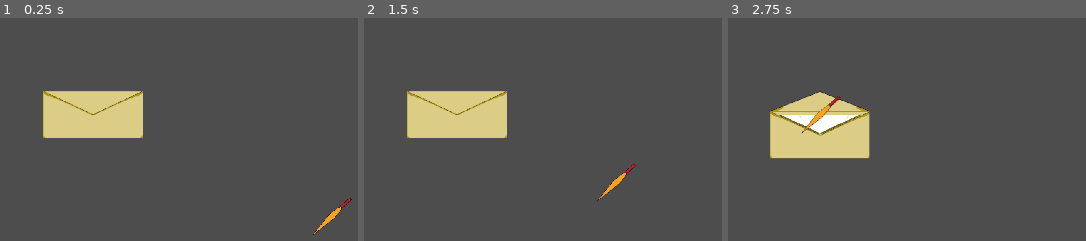
Above: before the commit, frames 1-3 (left to right).
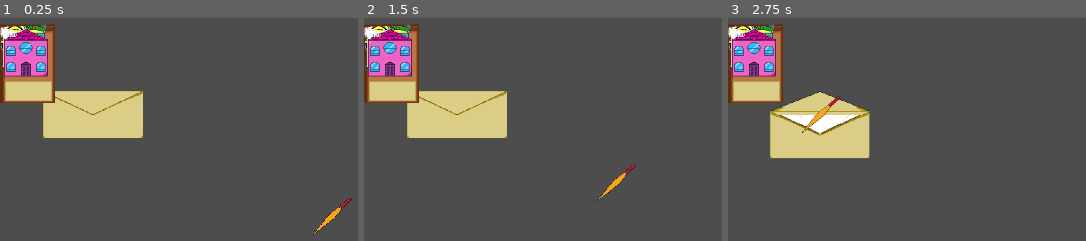
Above: after the commit, the same moments.

Repository: Formvoid-83/Intercambio_para_llevar
Game: Godot game, scene res://Scenes/workshop.tscn
Same seed, same stepped clock (60 frames per second), same inputs: the game is played once before the commit and once after it.
Inputs (mouse positions are in pixels of both pictures, inside the frame that each line leads up to):
- Up to frame 1 (0.25 s): no input
- Up to frame 2 (1.5 s): tap Enter at 0.5 s; drag from (457, 113) to (696, 216) at 0.52 s; tap Space at 1.25 s; drag from (696, 216) to (457, 113) at 1.27 s
- Up to frame 3 (2.75 s): tap Enter at 2 s; move the mouse to (outside the picture) at 2.02 s; click (outside the picture) at 2.17 s

The runs differ from the first frame. In frame 1, 5.4% of the frame differs, in the area x 0-16%, y 2-39%; in frame 2, 5.4%; in frame 3, 5.4%.

Commit message:
Adjustments with grid

Diff:
--- /dev/null
+++ b/Scenes/inventory_cell.tscn
@@ -0,0 +1,26 @@
+[gd_scene load_steps=2 format=3 uid="uid://dphdif1h5gp4g"]
+
+[ext_resource type="Script" uid="uid://cl2sexoux47ue" path="res://Scripts/inventory_cell.gd" id="1_jx5ob"]
+
+[node name="InventoryCell" type="Control"]
+layout_mode = 3
+anchors_preset = 0
+script = ExtResource("1_jx5ob")
+
+[node name="Background" type="TextureRect" parent="."]
+z_index = 1
+layout_mode = 0
+offset_right = 40.0
+offset_bottom = 40.0
+
+[node name="ToyIcon" type="TextureRect" parent="."]
+z_index = 2
+layout_mode = 0
+offset_right = 40.0
+offset_bottom = 40.0
+
+[node name="PriceLabel" type="Label" parent="."]
+z_index = 3
+layout_mode = 0
+offset_right = 40.0
+offset_bottom = 23.0
--- /dev/null
+++ b/Scenes/inventory_panel.tscn
@@ -0,0 +1,21 @@
+[gd_scene load_steps=2 format=3 uid="uid://mpjgbql8egmy"]
+
+[ext_resource type="Script" uid="uid://bklkhmm6ogoye" path="res://Scripts/inventory_panel.gd" id="1_4ij40"]
+
+[node name="InventoryPanel" type="Control"]
+layout_mode = 3
+anchors_preset = 0
+offset_right = 40.0
+offset_bottom = 40.0
+script = ExtResource("1_4ij40")
+
+[node name="Background" type="TextureRect" parent="."]
+layout_mode = 0
+offset_right = 40.0
+offset_bottom = 40.0
+
+[node name="GridContainer" type="GridContainer" parent="."]
+layout_mode = 0
+offset_right = 40.0
+offset_bottom = 40.0
+columns = 2
--- a/Scenes/toy.tscn
+++ b/Scenes/toy.tscn
@@ -1,8 +1,17 @@
-[gd_scene load_steps=2 format=3 uid="uid://3yojtyhke3jh"]
+[gd_scene load_steps=3 format=3 uid="uid://3yojtyhke3jh"]
 
 [ext_resource type="Texture2D" uid="uid://cifcyiysynbn6" path="res://Assets/Images/Gifts.png" id="1_58p4q"]
 
-[node name="Toy" type="Sprite2D"]
+[sub_resource type="RectangleShape2D" id="RectangleShape2D_58p4q"]
+size = Vector2(119, 115)
+
+[node name="Toy" type="Area2D"]
+
+[node name="Sprite2D" type="Sprite2D" parent="."]
 texture = ExtResource("1_58p4q")
 region_enabled = true
-region_rect = Rect2(1176, 232, 104, 96)
+region_rect = Rect2(800, 48, 128, 176)
+
+[node name="CollisionShape2D" type="CollisionShape2D" parent="."]
+position = Vector2(-0.5, -0.5)
+shape = SubResource("RectangleShape2D_58p4q")
--- a/Scenes/workshop.tscn
+++ b/Scenes/workshop.tscn
@@ -1,15 +1,19 @@
-[gd_scene load_steps=5 format=3 uid="uid://dckfa8iofjspr"]
+[gd_scene load_steps=7 format=3 uid="uid://dckfa8iofjspr"]
 
 [ext_resource type="PackedScene" uid="uid://bawd52ey5er7t" path="res://Scenes/card_opener.tscn" id="1_0uag0"]
 [ext_resource type="Script" uid="uid://bn88pxcoowbbd" path="res://Scripts/workshop.gd" id="1_h4m5q"]
 [ext_resource type="PackedScene" uid="uid://bl2pcgsurq58w" path="res://Scenes/letter.tscn" id="2_m0rod"]
 [ext_resource type="PackedScene" uid="uid://co0xn8yr1tkir" path="res://Scenes/letter_open.tscn" id="4_m0rod"]
+[ext_resource type="PackedScene" uid="uid://mpjgbql8egmy" path="res://Scenes/inventory_panel.tscn" id="5_fakrd"]
+[ext_resource type="Script" uid="uid://cl8venik3dnng" path="res://Scripts/inventory_handle.gd" id="6_7nc4v"]
 
 [node name="Workshop" type="Node2D"]
 script = ExtResource("1_h4m5q")
 letter_scene = ExtResource("2_m0rod")
 
 [node name="LettersContainer" type="Node2D" parent="."]
+
+[node name="ToysContainer" type="Node2D" parent="."]
 
 [node name="CardOpener" parent="." instance=ExtResource("1_0uag0")]
 position = Vector2(800, 500)
@@ -21,3 +25,16 @@
 offset_top = 26.0
 offset_right = 603.0
 offset_bottom = 66.0
+
+[node name="CanvasToys" type="CanvasLayer" parent="."]
+
+[node name="InventoryPanel" parent="CanvasToys" instance=ExtResource("5_fakrd")]
+
+[node name="InventoryHandle" type="Control" parent="CanvasToys"]
+layout_mode = 3
+anchors_preset = 0
+offset_right = 40.0
+offset_bottom = 40.0
+script = ExtResource("6_7nc4v")
+
+[connection signal="toy_requested" from="CanvasToys/InventoryPanel" to="." method="_spawn_toy"]
--- /dev/null
+++ b/Scripts/Data/toy_data.gd
@@ -0,0 +1,10 @@
+class_name ToyData
+
+var name: String
+var region: Rect2
+var price: int
+
+func _init(name_: String, region_: Rect2, price_:int):
+	name = name_
+	region = region_
+	price = price_
--- /dev/null
+++ b/Scripts/inventory_cell.gd
@@ -0,0 +1,36 @@
+extends Control
+
+signal pressed(toy_data)
+
+var toy_data
+
+@onready var bg: TextureRect = $Background
+@onready var icon: TextureRect = $ToyIcon
+@onready var price: Label = $PriceLabel
+
+
+func _ready() -> void:
+	print("BG:", bg)
+	print("ICON:", icon)
+	print("PRICE:", price)
+
+func setup(data: ToyData, atlas: Texture2D, cell_region: Rect2):
+	toy_data = data
+
+	var bg_tex := AtlasTexture.new()
+	bg_tex.atlas = atlas
+	bg_tex.region = cell_region
+	bg.texture = bg_tex
+
+	var toy_tex := AtlasTexture.new()
+	toy_tex.atlas = atlas
+	toy_tex.region = data.region
+	icon.texture = toy_tex
+
+	price.text = "$" + str(data.price)
+
+func _gui_input(event):
+	if event is InputEventMouseButton \
+	and event.button_index == MOUSE_BUTTON_LEFT \
+	and event.pressed:
+		emit_signal("pressed", toy_data)
--- /dev/null
+++ b/Scripts/inventory_handle.gd
@@ -0,0 +1,32 @@
+extends Control
+
+signal pressed(toy_data)
+
+var toy_data
+
+@onready var bg := $Background
+@onready var icon := $ToyIcon
+@onready var price := $PriceLabel
+
+func setup(data, atlas: Texture2D, cell_region: Rect2):
+	toy_data = data
+
+	# Cell background
+	var bg_tex := AtlasTexture.new()
+	bg_tex.atlas = atlas
+	bg_tex.region = cell_region
+	bg.texture = bg_tex
+
+	# Toy icon
+	var toy_tex := AtlasTexture.new()
+	toy_tex.atlas = atlas
+	toy_tex.region = data.region
+	icon.texture = toy_tex
+
+	price.text = "$" + str(data.price)
+
+func _gui_input(event):
+	if event is InputEventMouseButton \
+	and event.button_index == MOUSE_BUTTON_LEFT \
+	and event.pressed:
+		emit_signal("pressed", toy_data)
--- /dev/null
+++ b/Scripts/inventory_panel.gd
@@ -0,0 +1,46 @@
+extends Control
+
+signal toy_requested(toy_data)
+
+@onready var grid_container: GridContainer = $GridContainer
+
+const ATLAS := preload("res://Assets/Images/Gifts.png")
+const CELL_REGION := Rect2(800.0, 48.0, 128.0, 176.0)
+
+var is_open := false
+var toy_active := false
+
+@onready var closed_y := size.y
+@onready var open_y := 0
+
+func _ready() -> void:
+	position.y = closed_y
+	var toys = [
+		ToyData.new("Ball", Rect2(1176.0,232.0,104.0,96.0), 5),
+		ToyData.new("Ula ula", Rect2(1008.0,248.0,112.0,112.0), 5),
+		ToyData.new("T-Rex", Rect2(1168.0,24.0,112.0,80.0), 10),
+		ToyData.new("Doll", Rect2(1040.0,112.0,64.0,104.0), 10),
+		ToyData.new("Truck", Rect2(1176.0,144.0,104.0,64.0), 45),
+		ToyData.new("Kitchen", Rect2(1016.0,24.0,104.0,72.0), 45),
+		ToyData.new("PS5", Rect2(1368.0,224.0,72.0,96.0), 500),
+		ToyData.new("Doll House", Rect2(1176.0,384.0,112.0,112.0), 450)
+	]
+	for toy in toys:
+		var cell = preload("res://Scenes/inventory_cell.tscn").instantiate()
+		grid_container.add_child(cell)
+		cell.setup(toy, ATLAS, CELL_REGION)
+		cell.pressed.connect(request_toy)
+
+
+func toggle():
+	is_open = !is_open
+	position.y = open_y if is_open else closed_y
+
+func request_toy(toy_data):
+	if toy_active:
+		return
+	toy_active = true
+	emit_signal("toy_requested", toy_data)
+
+func release_toy():
+	toy_active = false
--- /dev/null
+++ b/Scripts/toy.gd
@@ -0,0 +1,25 @@
+extends Area2D
+
+signal released
+
+var dragging := true
+
+@onready var sprite := $Sprite2D
+
+func setup(data: ToyData, atlas: Texture2D):
+	var tex := AtlasTexture.new()
+	tex.atlas = atlas
+	tex.region = data.region
+	sprite.texture = tex
+	sprite.centered = true
+
+func _process(_delta):
+	if dragging:
+		global_position = get_global_mouse_position()
+
+func _unhandled_input(event):
+	if event is InputEventMouseButton \
+	and event.button_index == MOUSE_BUTTON_LEFT \
+	and not event.pressed:
+		dragging = false
+		emit_signal("released")
--- a/Scripts/workshop.gd
+++ b/Scripts/workshop.gd
@@ -1,8 +1,13 @@
 extends Node2D
 
 @export var letter_scene: PackedScene
+@export var toy_scene: PackedScene
+@onready var inventory: Control = $CanvasToys/InventoryPanel
+@onready var toys_container: Node2D = $ToysContainer
 @onready var letters_container: Node2D = $LettersContainer
 @onready var letter_popup: Control = $CanvasLayer/letter_open
+
+const ATLAS := preload("res://Assets/Images/Gifts.png")
 
 var letter_db := LetterDatabase.new()
 var data : LetterOpenData
@@ -10,6 +15,7 @@
 
 
 func _ready():
+	inventory.toy_requested.connect(_spawn_toy)
 	letter_db.load_letters()
 	spawn_random_letter()
 
@@ -27,3 +33,14 @@
 
 func _on_letter_read(letter):
 	letter_popup.show_letter(letter)
+
+
+func _spawn_toy(toy_data: Variant) -> void:
+	var toy = toy_scene.instantiate()
+	toy.setup(toy_data, ATLAS)
+	toy.released.connect(_on_toy_released)
+
+	toys_container.add_child(toy)
+
+func _on_toy_released():
+	inventory.release_toy()
Not shown, added: Scripts/Data/toy_data.gd.uid
Not shown, added: Scripts/inventory_cell.gd.uid
Not shown, added: Scripts/inventory_handle.gd.uid
Not shown, added: Scripts/inventory_panel.gd.uid
Not shown, added: Scripts/toy.gd.uid
